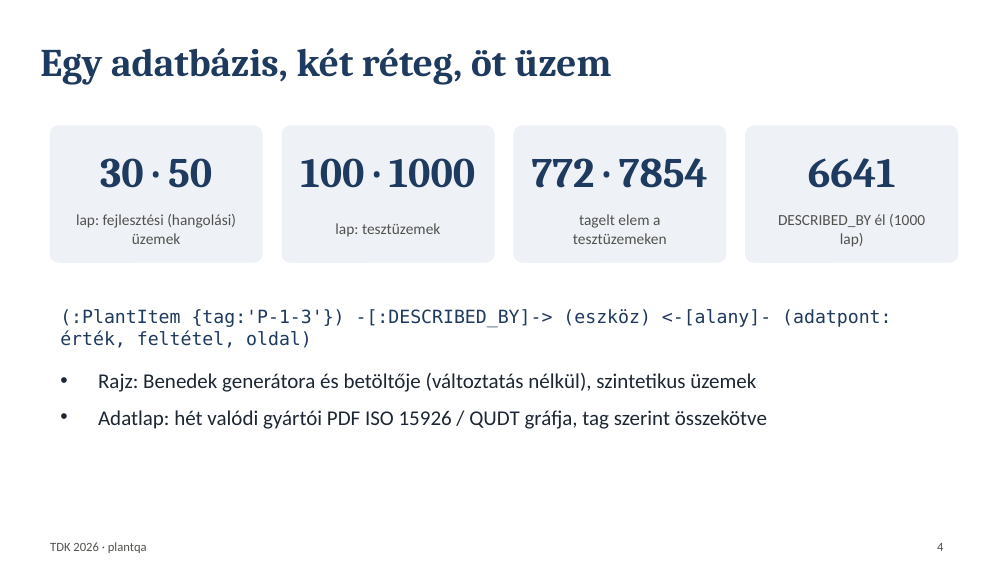
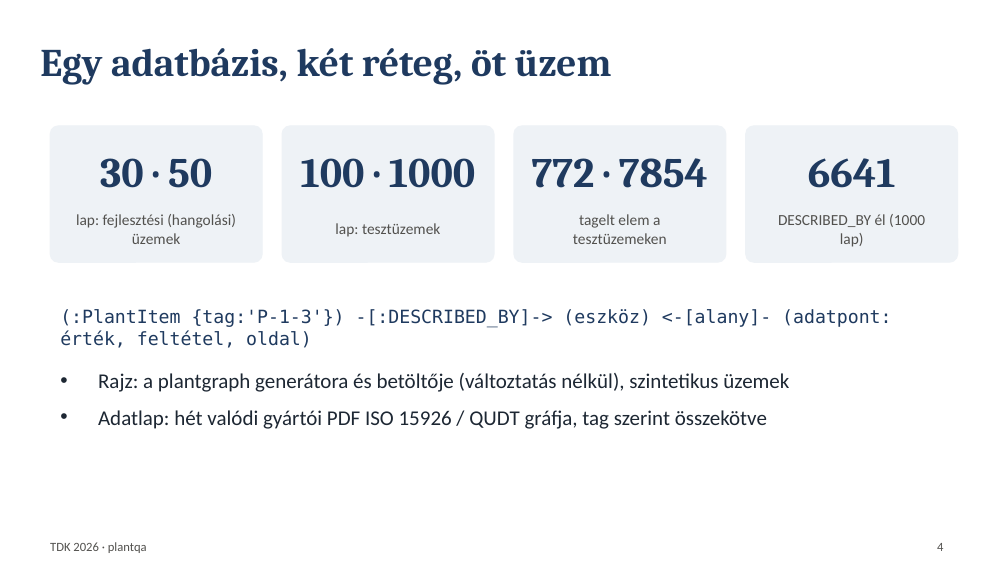
Before and after one commit to Pifu69/plantqa, a slide deck: slide 4 of eloadas/eloadas.pptx. Drawn at 1008x567 pixels with LibreOffice and Linux fonts; fonts in the diff are those of the drawing. Boxes give left, top, right and bottom in pixels: in the first picture for what was removed or moved away, otherwise in the second. Text is boxed around its words. In the diff, an @@ line names an element or a change of style, - is before the commit and + after.

```diff
--- a/eloadas/eloadas.pptx
+++ b/eloadas/eloadas.pptx
@@ text at [98,373,789,392]: text changed @@
-• Rajz: Benedek generátora és betöltője (változtatás nélkül), szintetikus üzemek
+• Rajz: a plantgraph generátora és betöltője (változtatás nélkül), szintetikus üzemek
```
Also in this commit, not shown: 4 other slides changed, 48 other files.
